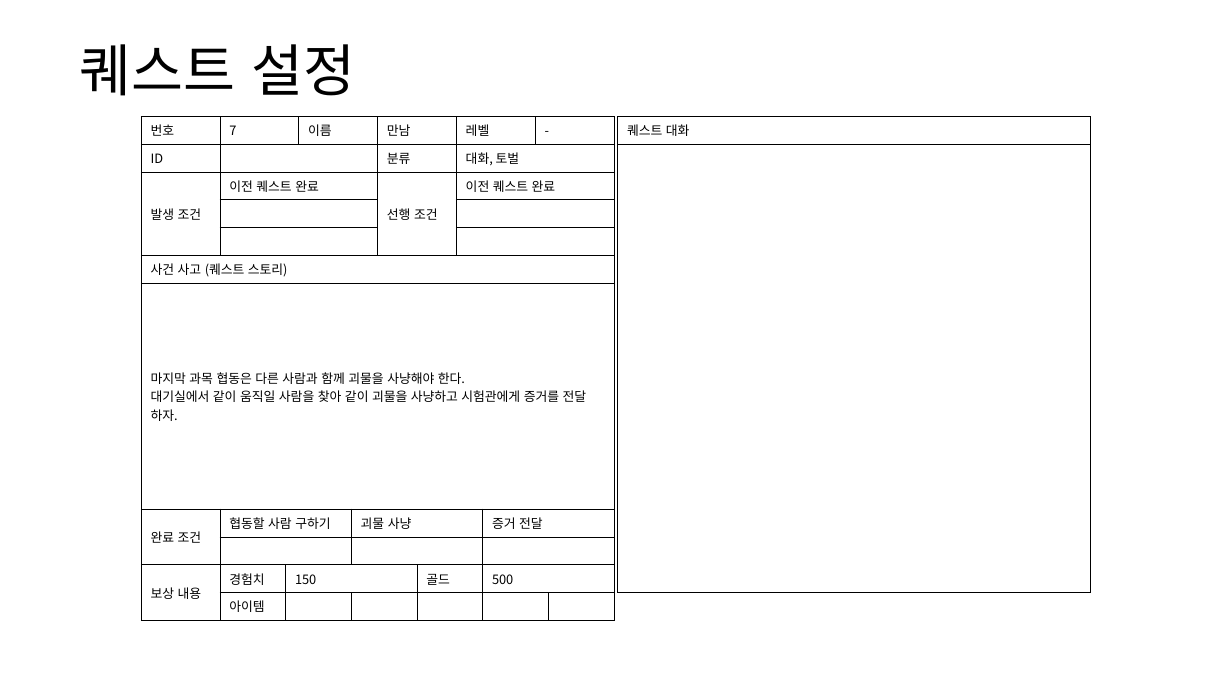
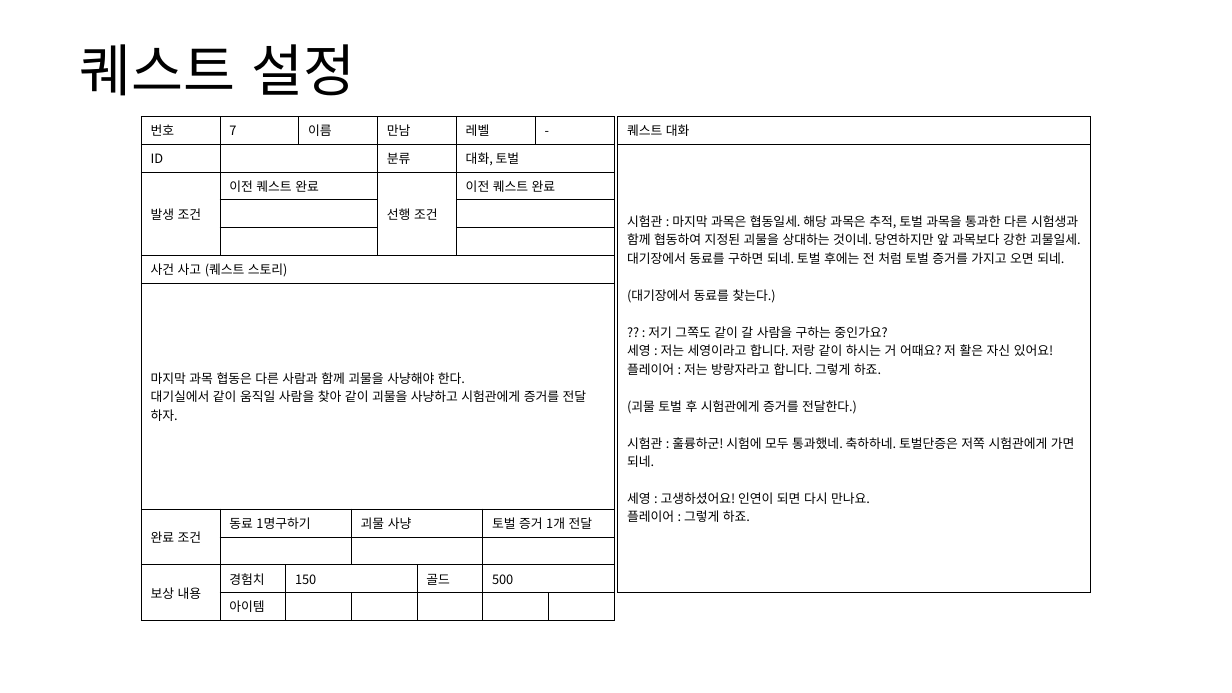
Before and after one commit to yjk0401/unityenginebasic_9th, a slide deck: slide 24 of 기획/퀘스트(메인) 기획서.pptx (slide 27 before the commit). Drawn at 1232x693 pixels with LibreOffice and Linux fonts; fonts in the diff are those of the drawing. Boxes give left, top, right and bottom in pixels: in the first picture for what was removed or moved away, otherwise in the second. Text is boxed around its words. In the diff, an @@ line names an element or a change of style, - is before the commit and + after.

```diff
--- a/기획/퀘스트(메인) 기획서.pptx
+++ b/기획/퀘스트(메인) 기획서.pptx
@@ table at (141,116,614,616) @@
-row 8, column 2: 협동할 사람 구하기
+row 8, column 2: 동료 1명구하기
-row 8, column 9: 증거 전달
+row 8, column 9: 토벌 증거 1개 전달
@@ table at (618,116,1092,590) @@
-row 2, column 1: 
+row 2, column 1: 시험관 : 마지막 과목은 협동일세. 해당 과목은 추적, 토벌 과목을 통과한 다른 시험생과 함께 협동하여 지정된 괴물을 상대하는 것이네. 당연하지만 앞 과목보다 강한 괴물일세. 대기장에서 동료를 구하면 되네. 토벌 후에는 전 처럼 토벌 증거를 가지고 오면 되네. / (대기장에서 동료를 찾는다.) / ?? : 저기 그쪽도 같이 갈 사람을 구하는 중인가요? / 세영 : 저는 세영이라고 합니다. 저랑 같이 하시는 거 어때요? 저 활은 자신 있어요! / 플레이어 : 저는 방랑자라고 합니다. 그렇게 하죠. / (괴물 토벌 후 시험관에게 증거를 전달한다.) / 시험관 : 훌륭하군! 시험에 모두 통과했네. 축하하네. 토벌단증은 저쪽 시험관에게 가면 되네. / 세영 : 고생하셨어요! 인연이 되면 다시 만나요. / 플레이어 : 그렇게 하죠.
```
Also in this commit, not shown: 15 other slides changed, 3 slides removed, 3 other files.
